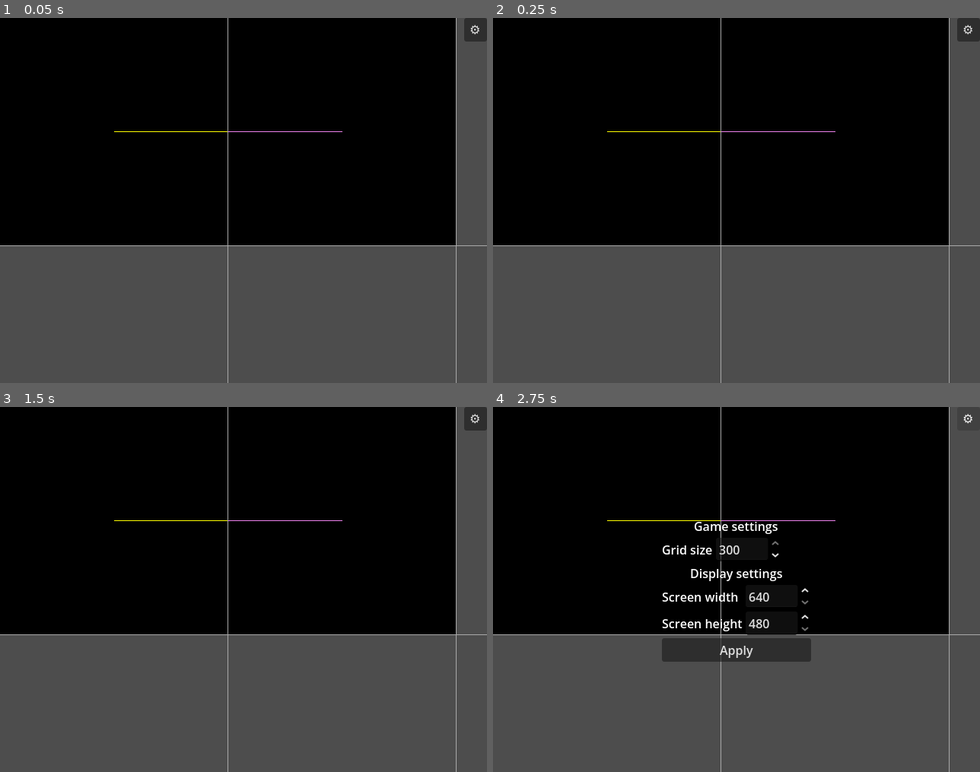
Above: before the commit, frames 1-4 (two rows, left to right).
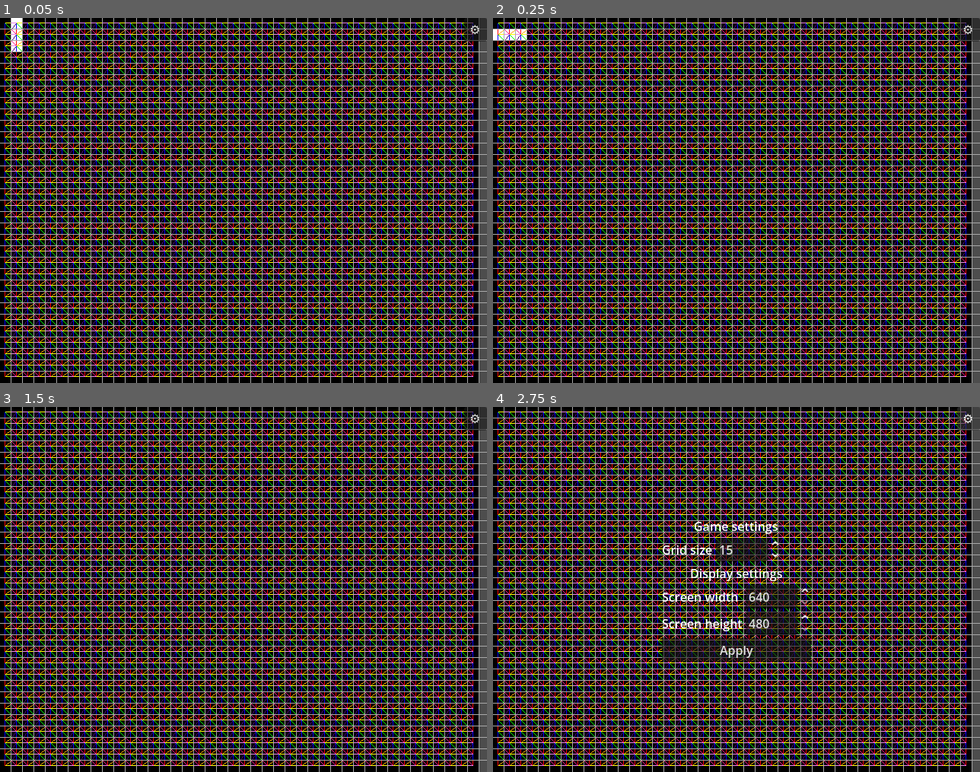
Above: after the commit, the same moments.

Repository: Cypro-J/my-godot-tutorials
Game: Godot game, scene res://main.tscn
The game is run twice, just before and just after one commit, with the same random seed, the same clock (stepped at 60 frames per second) and the same inputs.
Inputs:
- Up to frame 1 (0.05 s): no input
- Up to frame 2 (0.25 s): no input
- Up to frame 3 (1.5 s): click "⚙️" at 0.5 s; click "Apply" at 1.25 s
- Up to frame 4 (2.75 s): click "⚙️" at 2 s

The runs differ from the first frame. In frame 1, 60% of the frame differs, in the area x 0-100%, y 0-100%; in frame 2, 60%; in frame 3, 60%; in frame 4, 60%.

Commit message:
Finish basic cells including update functionality

Diff:
--- a/conways-game-of-life/cell.gd
+++ b/conways-game-of-life/cell.gd
@@ -29,7 +29,7 @@
 			if n.position.x < position.x:
 				# Upper left
 				draw_line(Vector2(0, 0), center, Color.DEEP_PINK)
-			elif position.x == position.x:
+			elif n.position.x == position.x:
 				# Up
 				draw_line(Vector2(grid_size/2, 0), center, Color.RED)
 			elif n.position.x > position.x:
@@ -40,8 +40,8 @@
 		elif n.position.y > position.y:
 			if n.position.x < position.x:
 				# Down left
-				draw_line(Vector2(0, 0), center, Color.INDIGO)
-			elif position.x == position.x:
+				draw_line(Vector2(0, grid_size), center, Color.INDIGO)
+			elif n.position.x == position.x:
 				# Down
 				draw_line(center, Vector2(grid_size/2, grid_size), Color.BLUE)
 			elif n.position.x > position.x:
--- a/conways-game-of-life/configuration.gd
+++ b/conways-game-of-life/configuration.gd
@@ -5,7 +5,7 @@
 
 # Notifies `HUD` that configuration has been updated
 signal configuration_updated
-var grid_size = 300
+var grid_size = 15
 
 # Called when the node enters the scene tree for the first time.
 func _ready() -> void:
--- a/conways-game-of-life/main.gd
+++ b/conways-game-of-life/main.gd
@@ -4,7 +4,7 @@
 var grid_size: int
 
 var alive_cells: Array[Node2D] = []
-var cells: Array[Node2D]
+var cells: Array[Array]
 
 func build_grid() -> void:
 	var window_size = get_window().size
@@ -18,6 +18,8 @@
 
 	cells = []
 	for y in range(0, y_cells):
+		var row_cells: Array[Node2D] = []
+		cells.append(row_cells)
 		for x in range(0, x_cells):
 			var cell = cell_scene.instantiate()
 			cell.grid_size = grid_size
@@ -28,32 +30,32 @@
 			cell.x = x
 			cell.y = y
 			add_child(cell)
-			cells.append(cell)
+			row_cells.append(cell)
 	# Set cell neighbours
-	var i = 0
-	for cell in cells:
-		var neighbours: Array[Node2D] = []
-		if i >= x_cells:
-			if i - x_cells % x_cells != 0:
-				# Add upper left neighbour
-				print("AAAAH", cell.x, cell.y)
-				neighbours.append(cells[i - x_cells - 1])
-			# Add upper neighbour
-			neighbours.append(cells[i - x_cells])
-		if i < x_cells * (y_cells - 1):
-			# Add down neighbour
-			neighbours.append(cells[i + x_cells])
-		if i % x_cells != 0:
-			# Add left neighbour
-			neighbours.append(cells[i - 1])
-		if (i + 1) % x_cells != 0:
-			# Add right neighbour
-			neighbours.append(cells[i + 1])
-		cell.neighbours = neighbours
-		# TODO: Not sure if I need this, seems to work without but it is needed for the grid
-		# TODO: Grid needs it when adjusting the grid size via settings
-		#cell.queue_redraw()
-		i = i + 1
+	for y in range(0, y_cells):
+		for x in range(0, x_cells):
+			var neighbours: Array[Node2D] = []
+			var cell = cells[y][x]
+			if y > 0:
+				if x > 0:
+					neighbours.append(cells[y-1][x-1])
+				neighbours.append(cells[y-1][x])
+				if x < x_cells-1:
+					neighbours.append(cells[y-1][x+1])
+			if x > 0:
+				neighbours.append(cells[y][x-1])
+			if x < x_cells-1:
+				neighbours.append(cells[y][x+1])
+			if y < y_cells-1:
+				if x > 0:
+					neighbours.append(cells[y+1][x-1])
+				neighbours.append(cells[y+1][x])
+				if x < x_cells-1:
+					neighbours.append(cells[y+1][x+1])
+			cell.neighbours = neighbours
+			# TODO: Not sure if I need this, seems to work without but it is needed for the grid
+			# TODO: Grid needs it when adjusting the grid size via settings
+			#cell.queue_redraw()
 
 func live(cell: Node2D) -> void:
 	alive_cells.append(cell)
@@ -73,16 +75,25 @@
 	# Set a blinker alive, for debugging only
 	# TODO: Make better initial state
 	var window_size = get_window().size
-	var x_cells = window_size.x / grid_size
-	var y_cells = window_size.y / grid_size
+	var x_cells = cells.size()
+	var y_cells = cells[0].size()
 	if x_cells >= 3 && y_cells >= 3:
-		live(cells[1])
-		live(cells[x_cells + 1])
-		live(cells[x_cells * 2 + 1])
+		live(cells[0][1])
+		live(cells[1][1])
+		live(cells[2][1])
 
 
 # Called every frame. 'delta' is the elapsed time since the previous frame.
 func _process(delta: float) -> void:
+	pass
+
+
+func _on_hud_configuration_updated() -> void:
+	grid_size = $HUD/ConfigurationMenu.grid_size
+	build_grid()
+
+
+func _on_update_timer_timeout() -> void:
 	var to_check = alive_cells.duplicate()
 	for cell in alive_cells:
 		for n in cell.neighbours:
@@ -92,7 +103,7 @@
 	var to_alive: Array[Node2D] = []
 	var to_kill: Array[Node2D] = []
 	for cell in to_check:
-		var alive_neighbours = cell.neighbours.filter(func(c): return c.is_alive0).size()
+		var alive_neighbours = cell.neighbours.filter(func(c): return c.is_alive).size()
 		if cell.is_alive:
 			if alive_neighbours < 2 || alive_neighbours > 3:
 				to_kill.append(cell)
@@ -103,8 +114,3 @@
 		live(cell)
 	for cell in to_kill:
 		die(cell)
-
-
-func _on_hud_configuration_updated() -> void:
-	grid_size = $HUD/ConfigurationMenu.grid_size
-	build_grid()
--- a/conways-game-of-life/main.tscn
+++ b/conways-game-of-life/main.tscn
@@ -15,4 +15,9 @@
 z_index = 1
 script = ExtResource("4_1bvp3")
 
+[node name="UpdateTimer" type="Timer" parent="." unique_id=1036318793]
+wait_time = 0.2
+autostart = true
+
 [connection signal="configuration_updated" from="HUD" to="." method="_on_hud_configuration_updated"]
+[connection signal="timeout" from="UpdateTimer" to="." method="_on_update_timer_timeout"]
